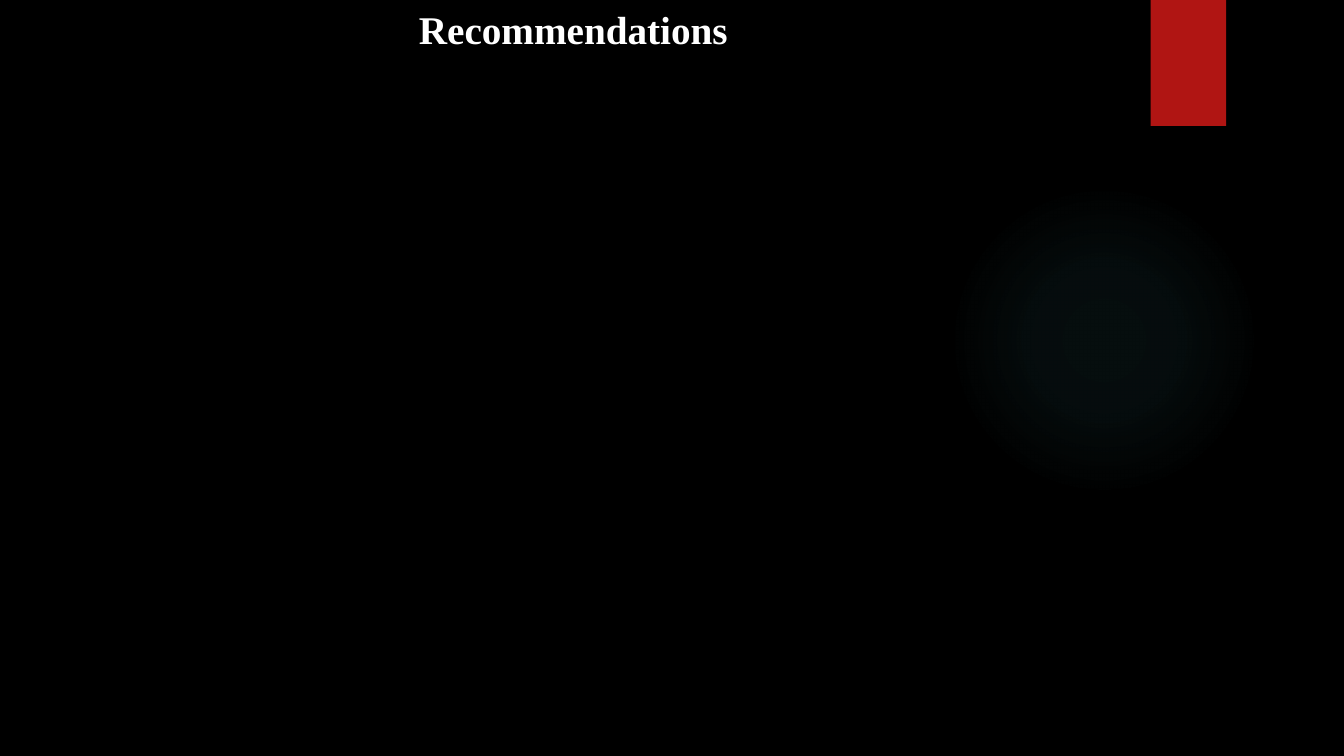
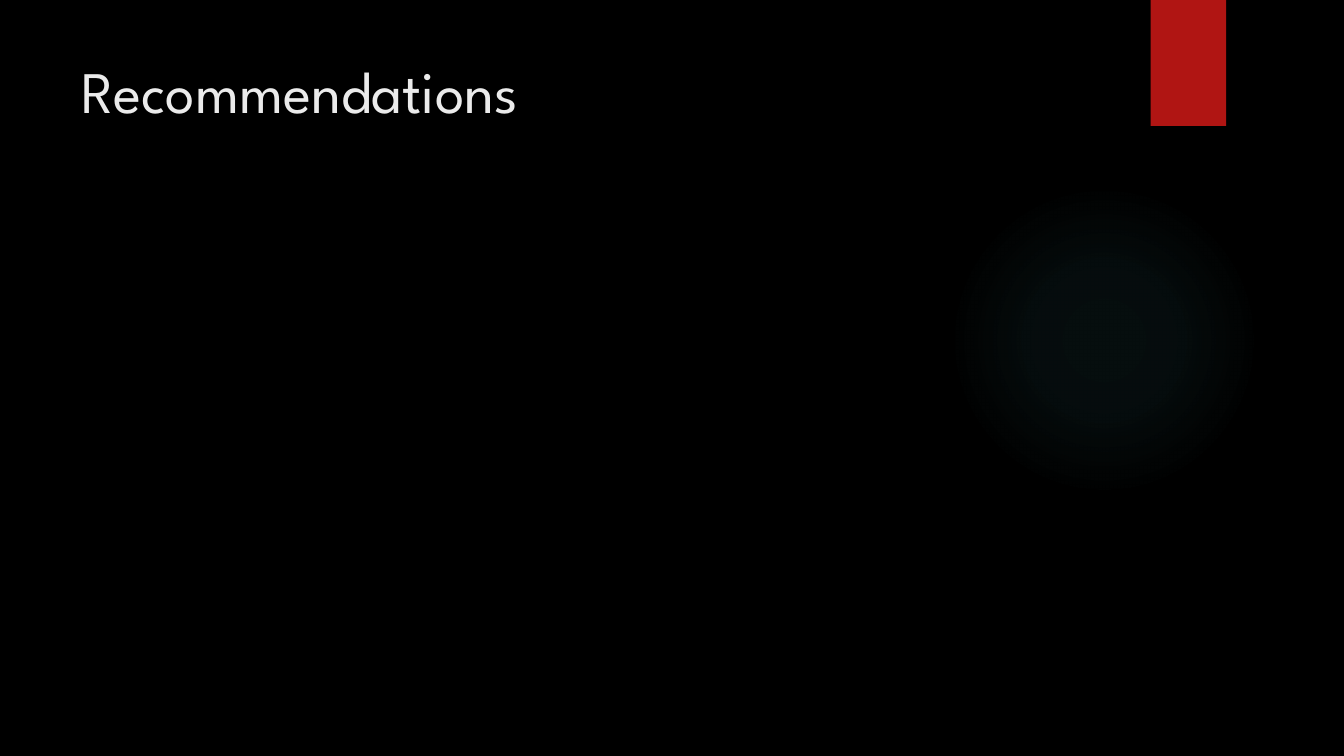
Before and after one commit to Mbugz1000/Nigeria-Loans-Groupwork, a slide deck: slide 8 of Nigeria dataset.pptm. Drawn at 1344x756 pixels with LibreOffice and Linux fonts; fonts in the diff are those of the drawing; background and template pictures are left out. Boxes give left, top, right and bottom in pixels: in the first picture for what was removed or moved away, otherwise in the second. Text is boxed around its words. In the diff, an @@ line names an element or a change of style, - is before the commit and + after.

```diff
--- a/Nigeria dataset.pptm
+++ b/Nigeria dataset.pptm
@@ title "Recommendations": place and size @@
-title "Recommendations" at box(419, 16, 728, 45)
+title "Recommendations" at box(81, 72, 517, 114)
@@ title "Recommendations" at box(81, 72, 517, 114): size 28 to 42 pt, font Times New Roman to League Spartan, text colour #FFFFFF to #EBEBEB, bold off; alignment centre to left @@
```
Also in this commit, not shown: 2 other slides changed, 2 slides added, 2 slides removed, 2 other files.
